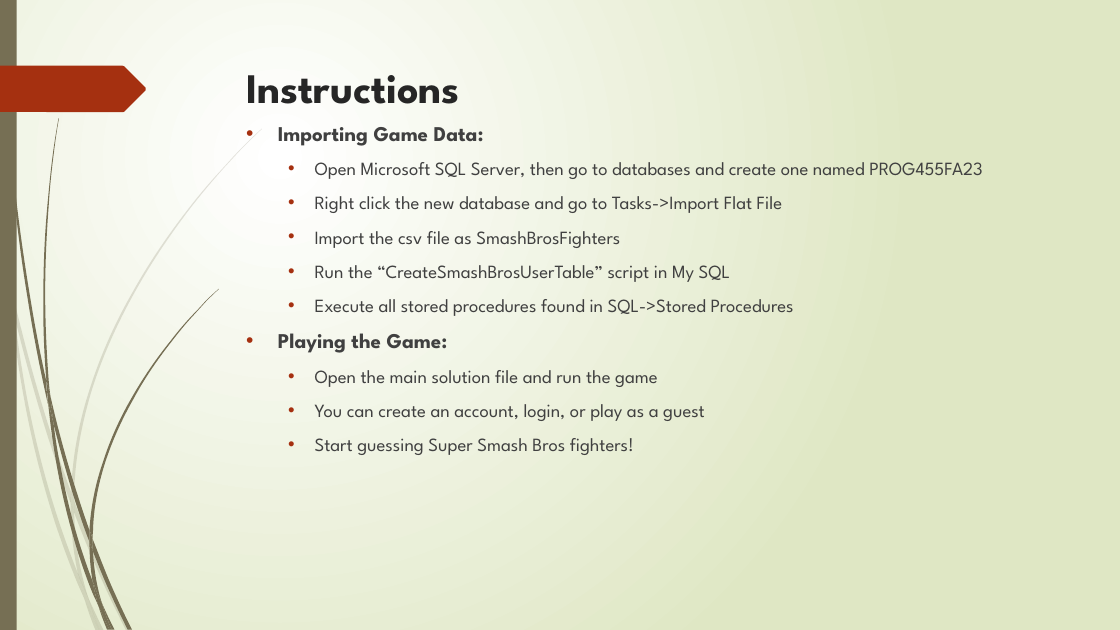
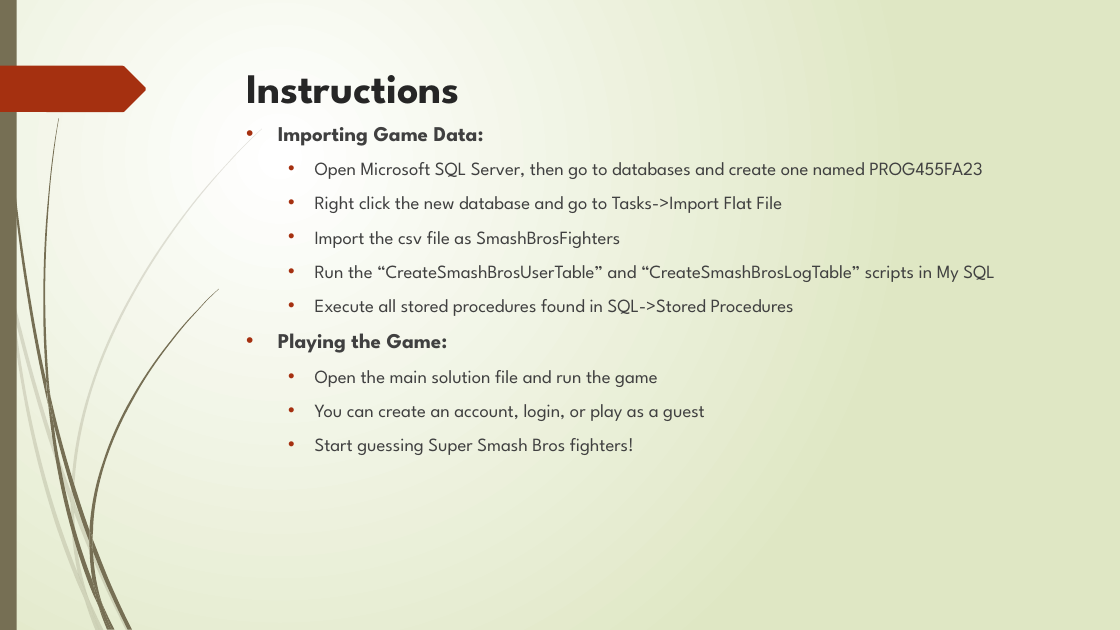
Before and after one commit to karenspriggs/application-programming-assignments, a slide deck: slide 2 of SuperSmashBrosly/Documentation.pptx. Drawn at 1120x630 pixels with LibreOffice and Linux fonts; fonts in the diff are those of the drawing. Boxes give left, top, right and bottom in pixels: in the first picture for what was removed or moved away, otherwise in the second. Text is boxed around its words. In the diff, an @@ line names an element or a change of style, - is before the commit and + after.

```diff
--- a/SuperSmashBrosly/Documentation.pptx
+++ b/SuperSmashBrosly/Documentation.pptx
@@ text at [315, 265, 994, 282]: text changed @@
-  • Run the “CreateSmashBrosUserTable” script in My SQL
+  • Run the “CreateSmashBrosUserTable” and “CreateSmashBrosLogTable” scripts in My SQL
```
Also in this commit, not shown: 4 other files.
